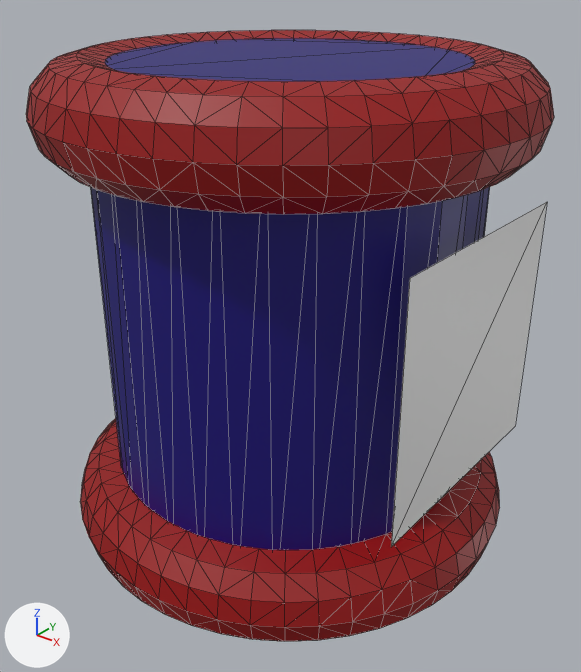
What one commit did to the COLLADA model Assets/Models/AbilityBox.dae.
One viewpoint serves both versions: a 50 mm lens placed at (2.55, -3.19, 1.8), pointed at (0.04, -0.05, -0.14). Every picture has the same lights, and +X, +Y and +Z are marked at lower left. Mesh edges are drawn as thin lines. Where no turn or scale is listed for an object, it has been applied to the vertices.

The older version as bpy lines, for what is in view:
```python
mat_cylinder = principled_material('Cylinder')
mat_cylinder.base_color = (0.00611, 0.0, 0.18)  # dark blue #120076
mat_torus = principled_material('Torus')
mat_torus.base_color = (0.311, 0.0, 0.000307)  # red #970001
me_cylinder = bpy.data.meshes.new('Cylinder')
me_cylinder.from_pydata(...)  # a 32-sided cylinder along z spanning x -1.0..1.0, y -1.0..1.0, z -1.32..1.32
me_cylinder.materials.append(mat_cylinder)  # dark blue #120076
me_plane = bpy.data.meshes.new('Plane')
me_plane.from_pydata([(0.0, -0.655, 0.655), (0.0, -0.655, -0.655), (0.0, 0.655, 0.655), (0.0, 0.655, -0.655)], [], [(1, 2, 0), (1, 3, 2)])
me_torus = bpy.data.meshes.new('Torus')
me_torus.from_pydata(...)  # a torus around z (ring radius 1.0, tube radius 0.25) spanning x -1.25..1.25, y -1.25..1.25, z -0.25..0.25
me_torus.materials.append(mat_torus)  # red #970001
me_torus_001 = bpy.data.meshes.new('Torus.001')
me_torus_001.from_pydata(...)  # a torus around z (ring radius 1.0, tube radius 0.25) spanning x -1.25..1.25, y -1.25..1.25, z -0.25..0.25
me_torus_001.materials.append(mat_torus)  # red #970001
ob_cylinder = bpy.data.objects.new('Cylinder', me_cylinder)
ob_cylinder.location = (0.0, 0.0, 0.0)
ob_plane = bpy.data.objects.new('Plane', me_plane)
ob_plane.location = (1.111, 0.0, 0.0)
ob_torus = bpy.data.objects.new('Torus', me_torus)
ob_torus.location = (0.0, 0.0, 1.1)
ob_torus_001 = bpy.data.objects.new('Torus.001', me_torus_001)
ob_torus_001.location = (0.0, 0.0, -1.1)
```
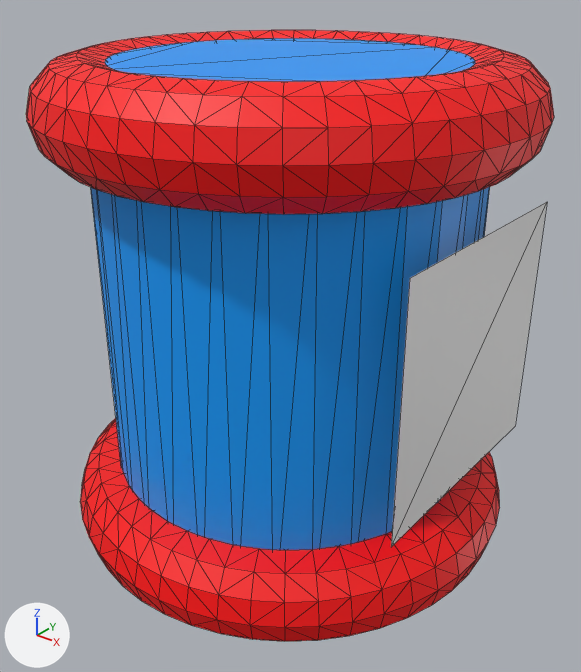
What differs and where, as boxes (x1, y1, x2, y2) in the pictures (581 x 672 px):
```json
{"object": "Cylinder", "change": "recoloured", "before": [91, 38, 490, 550], "after": [91, 38, 490, 550]}
{"object": "Torus", "change": "recoloured", "before": [26, 30, 554, 214], "after": [26, 30, 554, 214]}
{"object": "Torus.001", "change": "recoloured", "before": [80, 418, 500, 641], "after": [80, 418, 500, 641]}
```

Scene script edits in JSON lines:
```json
{"op": "set", "path": "mat_torus.base_color", "old": "(0.311, 0.0, 0.000307)", "new": "(1.0, 0.0, 0.000517)", "note": "red #970001 -> red #ff0002"}
{"op": "set", "path": "mat_cylinder.base_color", "old": "(0.00611, 0.0, 0.18)", "new": "(0.0, 0.337, 1.0)", "note": "dark blue #120076 -> blue #009dff"}
```
